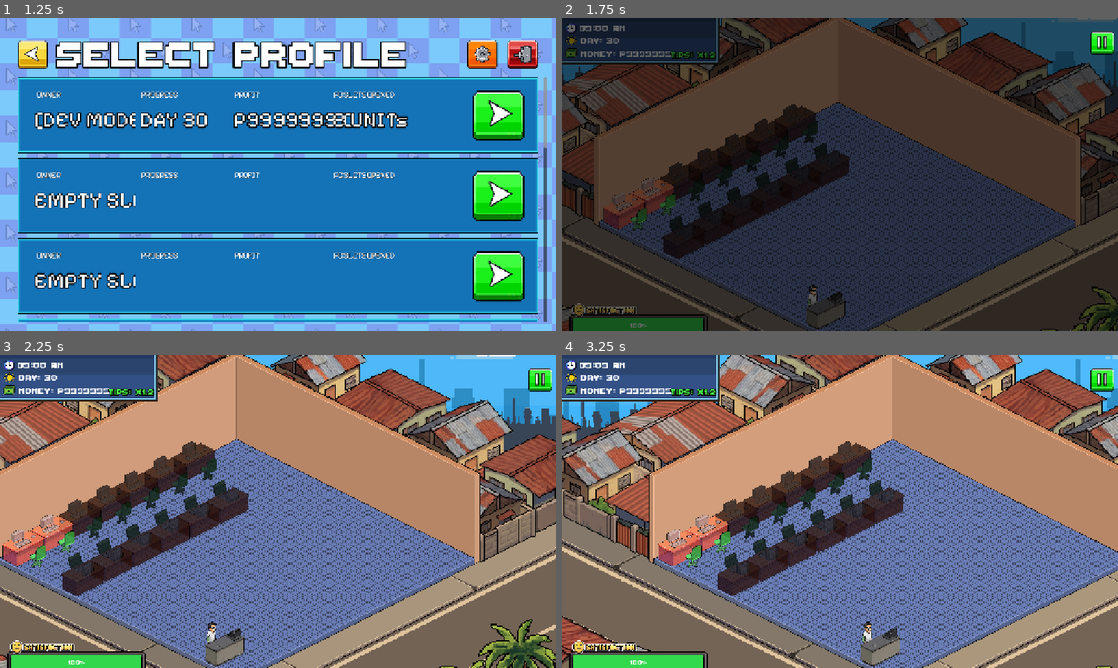
Above: before the commit, frames 1-4 (two rows, left to right).
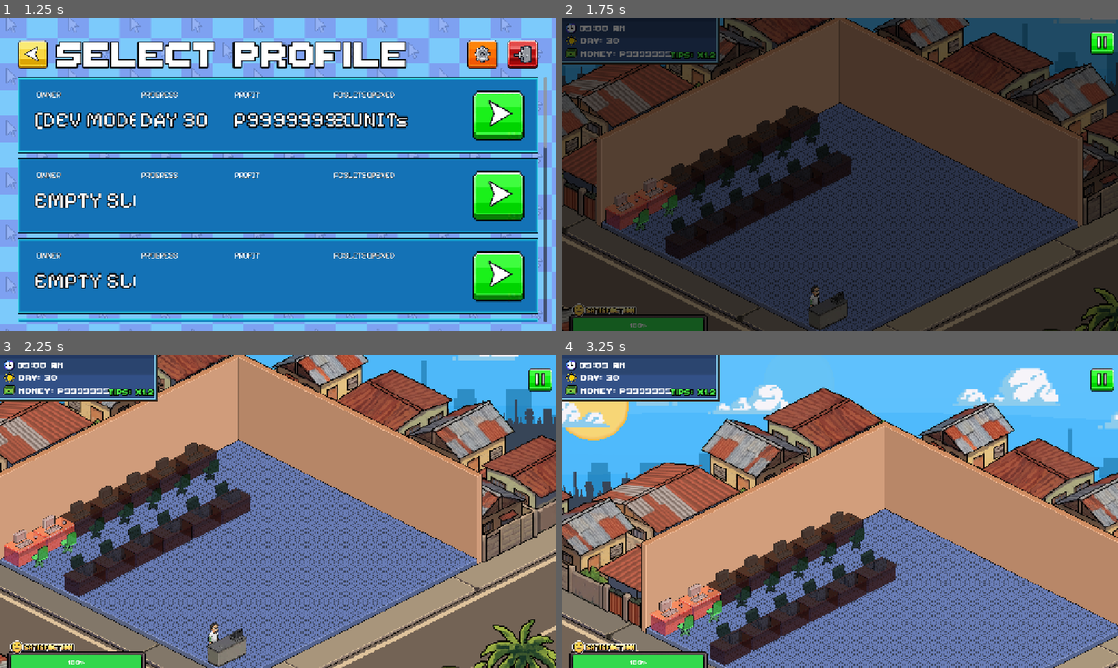
Above: after the commit, the same moments.

Repository: vinnyy-ph/gvd-project-overclocked
Game: Godot game, scene res://ui/main_menu_v2/MainMenuV2.tscn
Same seed, same stepped clock (60 frames per second), same inputs: the game is played once before the commit and once after it. Sound files missing from this copy of the repository are replaced by a short silence.
Inputs (mouse positions are in pixels of both pictures, inside the frame that each line leads up to):
- Up to frame 1 (1.25 s): click (450, 105) at 0.5 s
- Up to frame 2 (1.75 s): click "DAY 30" at 1.25 s
- Up to frame 3 (2.25 s): tap Enter at 2 s; move the mouse to (400, 495) at 2.02 s; hold Right (ui_right) from 2.03 s (still down); click (400, 495) at 2.17 s
- Up to frame 4 (3.25 s): release Right (ui_right) at 2.75 s; drag from (728, 527) to (812, 574) at 2.77 s

Frame 1 is identical in both runs. In frame 2, 16% of the frame differs, in the area x 0-100%, y 0-100%; in frame 3, 22%; in frame 4, 78%.

Commit message:
Add SCENE_OFFSET and update camera bounds
Update scrollable shop floor to use a larger scene and an explicit scene offset. Introduces SCENE_OFFSET and increases SCENE_SIZE, centers the initial camera using SCENE_OFFSET + SCENE_SIZE/2, and adjusts clamp_camera to respect world_min/world_max derived from the offset. Also updates the scene limits in the .tscn (limit_left/top/right/bottom) to match the new world bounds.

Diff:
--- a/core/shop_floor/shop_floor_scrollable.gd
+++ b/core/shop_floor/shop_floor_scrollable.gd
@@ -31,7 +31,8 @@
 # --- MOBILE CAMERA VARIABLES ---
 var touches: Dictionary = {}
 var last_pinch_distance: float = -1.0
-const SCENE_SIZE = Vector2(3064.0, 1408.0)
+const SCENE_SIZE = Vector2(3683.0, 2071.688)
+const SCENE_OFFSET = Vector2(-319.0, -335.0)
 
 # --- ANIMATION VARIABLES ---
 var base_positions: Array = []
@@ -89,8 +90,8 @@
 
 	randomize()
 
-	# Initial camera setup
-	camera.position = Vector2(1532, 704)
+	# Initial camera setup - Center of the environment
+	camera.position = SCENE_OFFSET + (SCENE_SIZE / 2.0)
 
 	# Calculate dynamic min zoom to show the whole scene on any screen
 	var vs = get_viewport_rect().size
@@ -888,15 +889,18 @@
 	# Effective size of viewport in world units
 	var view_size = vs / camera.zoom
 
+	var world_min = SCENE_OFFSET
+	var world_max = SCENE_OFFSET + SCENE_SIZE
+
 	# Center if zoom is too far out
 	if view_size.x >= SCENE_SIZE.x:
-		camera.position.x = SCENE_SIZE.x / 2.0
+		camera.position.x = world_min.x + (SCENE_SIZE.x / 2.0)
 	else:
 		var margin_x = view_size.x / 2.0
-		camera.position.x = clamp(camera.position.x, margin_x, SCENE_SIZE.x - margin_x)
+		camera.position.x = clamp(camera.position.x, world_min.x + margin_x, world_max.x - margin_x)
 
 	if view_size.y >= SCENE_SIZE.y:
-		camera.position.y = SCENE_SIZE.y / 2.0
+		camera.position.y = world_min.y + (SCENE_SIZE.y / 2.0)
 	else:
 		var margin_y = view_size.y / 2.0
-		camera.position.y = clamp(camera.position.y, margin_y, SCENE_SIZE.y - margin_y)
+		camera.position.y = clamp(camera.position.y, world_min.y + margin_y, world_max.y - margin_y)
--- a/core/shop_floor/shop_floor_scrollable.tscn
+++ b/core/shop_floor/shop_floor_scrollable.tscn
@@ -830,10 +830,10 @@
 z_index = 155
 position = Vector2(640, 724)
 zoom = Vector2(0.5, 0.5)
-limit_left = 0
-limit_top = 0
-limit_right = 3356
-limit_bottom = 1408
+limit_left = -319
+limit_top = -335
+limit_right = 3364
+limit_bottom = 1737
 limit_smoothed = true
 
 [node name="CanvasLayer" type="CanvasLayer" parent="." unique_id=1805051003]
